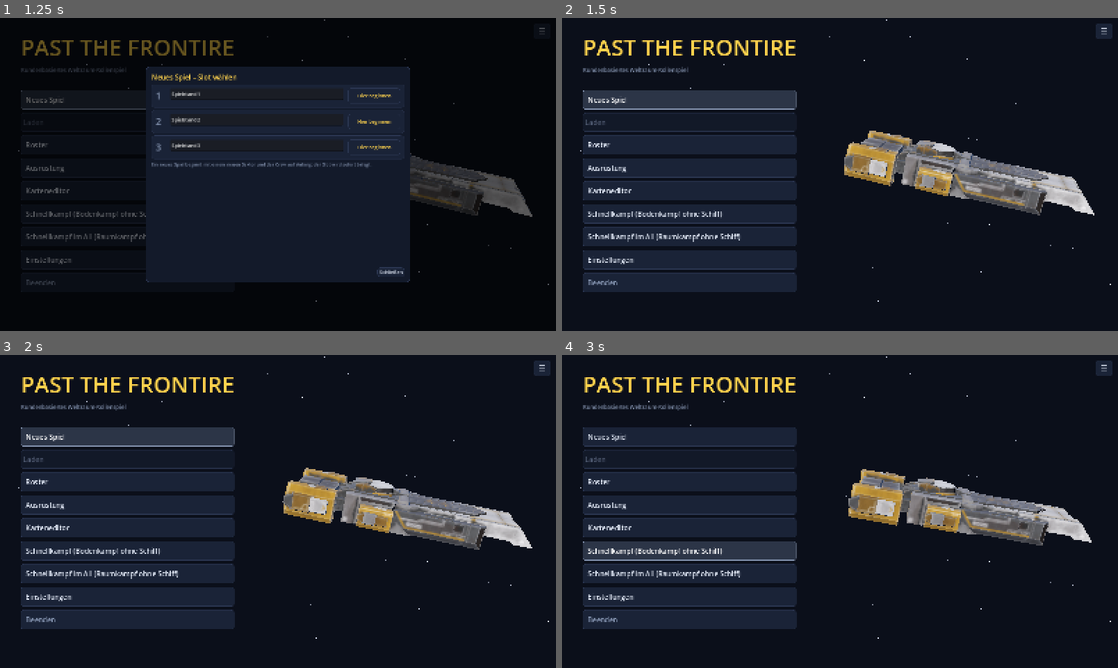
Above: before the commit, frames 1-4 (two rows, left to right).
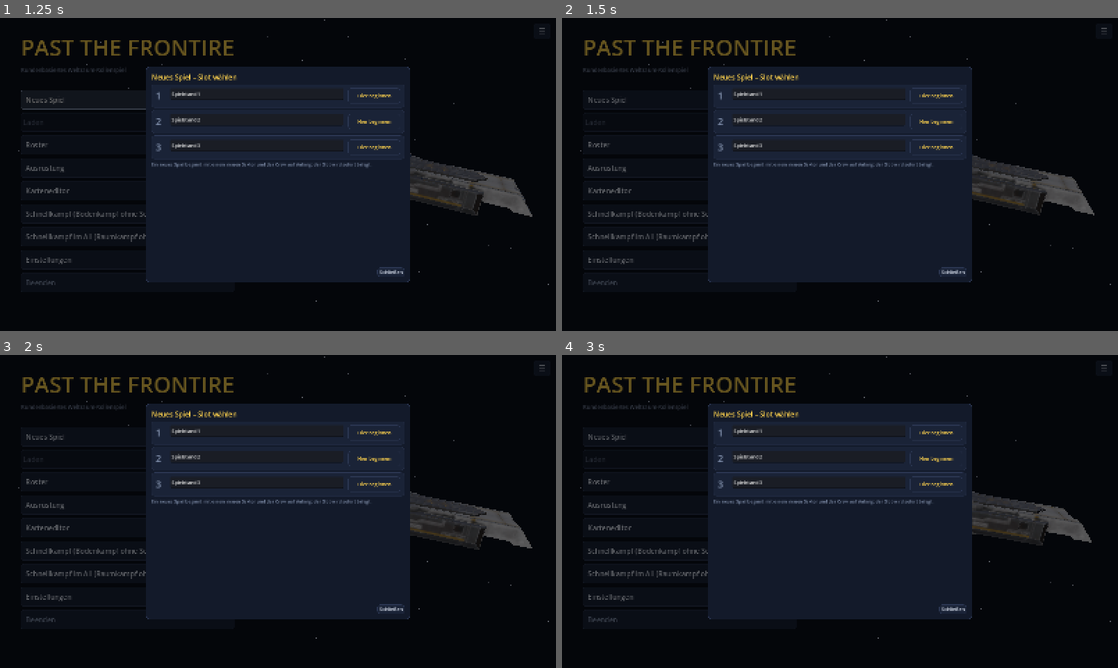
Above: after the commit, the same moments.

Repository: guenterpayer-sketch/past_the_Frontire
Game: Godot game, scene res://start.tscn
Two runs of this game, one before a commit and one after it. Both use one fixed random seed, a clock stepped at 60 frames per second and the inputs below.
Inputs (mouse positions are in pixels of both pictures, inside the frame that each line leads up to):
- Up to frame 1 (1.25 s): click "Neues Spiel" at 0.5 s
- Up to frame 2 (1.5 s): click "Neues Spiel" at 1.25 s
- Up to frame 3 (2 s): no input
- Up to frame 4 (3 s): tap Enter at 2 s; move the mouse to (962, 495) at 2.02 s; hold Right 2.03-2.75 s; tap E at 2.1 s; click (962, 495) at 2.17 s; tap Space at 2.27 s; drag from (728, 527) to (812, 574) at 2.77 s

Frame 1 is identical in both runs. In frame 2, 25% of the frame differs, in the area x 3-99%, y 0-91%; in frame 3, 25%; in frame 4, 25%.

Commit message:
Touch-Grundlagen (Export Auftrag 1): Wischen in Listen, Zurück-Taste, größere Flächen
- Autoload TouchInput: Ziehen auf Listen (auch auf Knöpfen) scrollt, Tippen bleibt Klick;
  Android-Zurück wirkt wie Esc (quit_on_go_back=false)
- Modal: Klick neben ein Fenster bewirkt nichts (Entscheidung Nutzer)
- UiTheme.is_touch(): auf Mobilgeräten Knöpfe/Eingabefelder mind. 44 px, breitere Scrollbalken
- Test tests/test_touch.gd; Import-Dateien der App-Icons

Co-Authored-By: Claude Opus 5.5 <noreply@anthropic.com>
Claude-Session: https://claude.ai/code/session_01HsBiEujuBEhwg8VxjRtmmV

Diff:
--- a/godot/project.godot
+++ b/godot/project.godot
@@ -14,11 +14,13 @@
 config/description="Party-RPG im Weltraum: rundenbasierter Bodenkampf im RMSS-Stil"
 run/main_scene="res://start.tscn"
 config/features=PackedStringArray("4.7", "GL Compatibility")
+config/quit_on_go_back=false
 
 [autoload]
 
 Sfx="*res://audio/sfx.gd"
 Music="*res://audio/music.gd"
+TouchInput="*res://ui/touch_input.gd"
 
 [display]
 
--- /dev/null
+++ b/godot/tests/test_touch.gd
@@ -0,0 +1,111 @@
+extends SceneTree
+## Tests der Touch-Grundlagen (TouchInput, Modal): Wischen in Listen, Tippen bleibt Klick, Klick neben ein Fenster.
+## godot --headless --path godot --script res://tests/test_touch.gd
+
+var fails := 0
+var clicks := 0
+var vp: SubViewport  ## eigene Fläche 800×600 (das Hauptfenster ist ohne Grafik nur 64×64)
+
+
+func check(cond: bool, what: String) -> void:
+	if not cond:
+		fails += 1
+		printerr("FEHLER: ", what)
+
+
+func _init() -> void:
+	_run.call_deferred()
+
+
+func _run() -> void:
+	vp = SubViewport.new()
+	vp.size = Vector2i(800, 600)
+	root.add_child(vp)
+	if not root.has_node("TouchInput"):
+		var ti: Node = load("res://ui/touch_input.gd").new()
+		ti.name = "TouchInput"
+		root.add_child(ti)
+	await process_frame
+	await _test_swipe()
+	await _test_modal_outside()
+	print("OK" if fails == 0 else "FEHLER: %d" % fails)
+	quit(1 if fails else 0)
+
+
+func _mouse_button(pos: Vector2, pressed: bool) -> void:
+	var e := InputEventMouseButton.new()
+	e.button_index = MOUSE_BUTTON_LEFT
+	e.pressed = pressed
+	e.button_mask = MOUSE_BUTTON_MASK_LEFT if pressed else 0
+	e.position = pos
+	e.global_position = pos
+	vp.push_input(e)
+
+
+func _mouse_move(pos: Vector2, rel: Vector2) -> void:
+	var e := InputEventMouseMotion.new()
+	e.button_mask = MOUSE_BUTTON_MASK_LEFT
+	e.position = pos
+	e.global_position = pos
+	e.relative = rel
+	vp.push_input(e)
+
+
+func _test_swipe() -> void:
+	var sc := ScrollContainer.new()
+	sc.position = Vector2(50, 50)
+	sc.size = Vector2(300, 200)
+	vp.add_child(sc)
+	var v := VBoxContainer.new()
+	v.size_flags_horizontal = Control.SIZE_EXPAND_FILL
+	sc.add_child(v)
+	var first: Button
+	for i in 20:
+		var b := Button.new()
+		b.text = "Zeile %d" % i
+		b.custom_minimum_size = Vector2(0, 40)
+		b.pressed.connect(func() -> void: clicks += 1)
+		v.add_child(b)
+		if i == 0:
+			first = b
+	await process_frame
+	await process_frame
+	var p := first.get_global_rect().get_center()
+	# Tippen: Klick, kein Scrollen
+	_mouse_button(p, true)
+	_mouse_button(p, false)
+	await process_frame
+	check(clicks == 1, "Tippen auf einen Listenknopf löst ihn aus (Klicks %d)" % clicks)
+	check(sc.scroll_vertical == 0, "Tippen scrollt nicht")
+	# Wischen nach oben: scrollt, Knopf löst nicht aus
+	_mouse_button(p, true)
+	var q := p
+	for i in 10:
+		q += Vector2(0, -12)
+		_mouse_move(q, Vector2(0, -12))
+	_mouse_button(q, false)
+	await process_frame
+	check(sc.scroll_vertical >= 100, "Wischen scrollt die Liste (%d)" % sc.scroll_vertical)
+	check(clicks == 1, "Wischen löst den Knopf nicht aus (Klicks %d)" % clicks)
+	# danach geht Tippen wieder
+	var b2: Button = v.get_child(5)
+	var p2 := b2.get_global_rect().get_center()
+	_mouse_button(p2, true)
+	_mouse_button(p2, false)
+	await process_frame
+	check(clicks == 2, "nach dem Wischen klickt Tippen wieder (Klicks %d)" % clicks)
+	sc.queue_free()
+	await process_frame
+
+
+func _test_modal_outside() -> void:
+	var m := Modal.new()
+	vp.add_child(m)
+	m.max_size = Vector2(300, 200)
+	m.open("Test")
+	await process_frame
+	_mouse_button(Vector2(5, 5), true)
+	_mouse_button(Vector2(5, 5), false)
+	await process_frame
+	check(m.visible, "Klick neben ein Fenster schließt es nicht")
+	m.queue_free()
--- a/godot/ui/modal.gd
+++ b/godot/ui/modal.gd
@@ -6,7 +6,7 @@
 
 ## größte Fenstergröße (kleinere Dialoge setzen sie herab)
 var max_size := Vector2(1180, 860)
-## false = bleibt offen (Klick daneben und Esc schließen nicht), z. B. als ganzer Bildschirm
+## false = bleibt offen (Esc schließt nicht), z. B. als ganzer Bildschirm
 var closable := true
 var content: VBoxContainer
 ## Titelzeile: Titel links, Platz für Knöpfe rechts (z. B. Burgermenü)
@@ -22,10 +22,7 @@
 	var dim := ColorRect.new()
 	dim.color = Color(0, 0, 0, 0.6)
 	dim.set_anchors_and_offsets_preset(Control.PRESET_FULL_RECT)
-	dim.gui_input.connect(func(e: InputEvent) -> void:
-		if e is InputEventMouseButton and e.pressed:
-			close())
-	add_child(dim)
+	add_child(dim)  # Klick daneben bewirkt nichts (Nutzer 19.10.2026: am Tablet zu leicht ausgelöst)
 	_panel = PanelContainer.new()
 	_panel.set_anchors_and_offsets_preset(Control.PRESET_FULL_RECT)
 	_panel.add_theme_stylebox_override("panel", UiTheme.box(UiTheme.PANEL, UiTheme.LINE, 10, 16))
--- /dev/null
+++ b/godot/ui/touch_input.gd
@@ -0,0 +1,99 @@
+extends Node
+## Autoload "TouchInput": Bedienung auf Touch-Geräten, zentral für alle Szenen (Auftrag Export 1, 19.10.2026).
+## - Wischen in Listen: Ziehen auf einem Element in einem ScrollContainer (Knopf, Text, Karte) scrollt die Liste;
+##   ein kurzer Tipp bleibt ein Klick. Wirkt auch am PC mit gedrückter linker Maustaste.
+## - Android-Zurück-Taste wirkt wie Esc (dafür application/config/quit_on_go_back=false).
+
+## ab dieser Strecke (Pixel) wird aus dem Tippen ein Wischen
+const DRAG_START := 10.0
+
+var _scroll: ScrollContainer  ## Liste, in der gerade gedrückt wird
+var _from := Vector2.ZERO  ## Scrollstand beim Drücken
+var _accum := Vector2.ZERO
+var _dragging := false
+
+
+func _ready() -> void:
+	get_tree().node_added.connect(_on_node_added)
+
+
+func _notification(what: int) -> void:
+	if what == NOTIFICATION_WM_GO_BACK_REQUEST:
+		for pressed in [true, false]:
+			var k := InputEventKey.new()
+			k.keycode = KEY_ESCAPE
+			k.physical_keycode = KEY_ESCAPE
+			k.pressed = pressed
+			Input.parse_input_event(k)
+
+
+## Jedes Control in einer Liste bekommt den Wisch-Handler (auch später erzeugte)
+func _on_node_added(n: Node) -> void:
+	if not n is Control or n is ScrollBar:
+		return
+	var sc := _scroll_parent(n)
+	if sc and not n.gui_input.is_connected(_on_gui_input):
+		n.gui_input.connect(_on_gui_input.bind(n, sc))
+
+
+## nächster ScrollContainer über n (n selbst zählt mit)
+func _scroll_parent(n: Node) -> ScrollContainer:
+	var p := n
+	while p:
+		if p is ScrollContainer:
+			return p
+		p = p.get_parent()
+	return null
+
+
+## Elemente, die Ziehen selbst brauchen
+func _keeps_drag(c: Control) -> bool:
+	return c is LineEdit or c is TextEdit or c is Slider or c is ScrollBar \
+		or (c is RichTextLabel and (c as RichTextLabel).scroll_active)
+
+
+## Nur das Element werten, bei dem das Ereignis endet (STOP); der ScrollContainer selbst nur ohne Touchscreen,
+## mit Touchscreen zieht er auf freien Flächen schon von selbst.
+func _handles(c: Control, sc: ScrollContainer) -> bool:
+	if c == sc:
+		return not DisplayServer.is_touchscreen_available()
+	return c.mouse_filter == Control.MOUSE_FILTER_STOP and not _keeps_drag(c)
+
+
+func _on_gui_input(e: InputEvent, c: Control, sc: ScrollContainer) -> void:
+	if e is InputEventMouseButton and e.button_index == MOUSE_BUTTON_LEFT:
+		if e.pressed:
+			if _handles(c, sc) and _can_scroll(sc):
+				_scroll = sc
+				_from = Vector2(sc.scroll_horizontal, sc.scroll_vertical)
+				_accum = Vector2.ZERO
+				_dragging = false
+			return
+		if _scroll == sc and _handles(c, sc):
+			if _dragging:
+				e.position = Vector2(-100000, -100000)  # Loslassen „außerhalb“: der Knopf löst nicht aus
+			_scroll = null
+			_dragging = false
+	elif e is InputEventMouseMotion and _scroll == sc and (e.button_mask & MOUSE_BUTTON_MASK_LEFT):
+		if not _handles(c, sc):
+			return
+		_accum += e.relative
+		if not _dragging:
+			if _accum.length() < DRAG_START:
+				return
+			_dragging = true
+			# Knopf gilt nicht mehr als gedrückt: diese Bewegung „außerhalb“ an ihn weitergeben
+			e.position = Vector2(-100000, -100000)
+		else:
+			c.accept_event()
+		if sc.vertical_scroll_mode != ScrollContainer.SCROLL_MODE_DISABLED:
+			sc.scroll_vertical = int(_from.y - _accum.y)
+		if sc.horizontal_scroll_mode != ScrollContainer.SCROLL_MODE_DISABLED:
+			sc.scroll_horizontal = int(_from.x - _accum.x)
+
+
+## hat die Liste überhaupt etwas zu scrollen?
+func _can_scroll(sc: ScrollContainer) -> bool:
+	var v := sc.get_v_scroll_bar()
+	var h := sc.get_h_scroll_bar()
+	return (v and v.max_value > v.page) or (h and h.max_value > h.page)
--- a/godot/ui/ui_theme.gd
+++ b/godot/ui/ui_theme.gd
@@ -59,11 +59,36 @@
 	t.set_stylebox("background", "ProgressBar", box(Color(BG, 0.8), LINE, 4, 0))
 	t.set_stylebox("fill", "ProgressBar", box(GOOD, GOOD, 4, 0, 0))
 	t.set_color("font_color", "ProgressBar", Color.WHITE)
+	if is_touch():
+		_touch_sizes(t)
 	t.set_constant("separation", "VBoxContainer", 6)
 	t.set_constant("separation", "HBoxContainer", 6)
 	t.set_constant("h_separation", "GridContainer", 4)
 	t.set_constant("v_separation", "GridContainer", 4)
 	return t
+
+
+## Touch-Gerät (Tablet, Handy): größere Flächen. Am PC zum Ansehen mit Umgebungsvariable PTF_TOUCH=1.
+static func is_touch() -> bool:
+	return OS.has_feature("mobile") or OS.get_environment("PTF_TOUCH") == "1"
+
+
+## Mindesthöhe 44 für Knöpfe und Eingabefelder (über die Innenabstände), breitere Scrollbalken
+static func _touch_sizes(t: Theme) -> void:
+	for cls in ["Button", "OptionButton"]:
+		for st in ["normal", "hover", "pressed", "hover_pressed", "disabled"]:
+			var sb: StyleBoxFlat = t.get_stylebox(st, cls)
+			sb.content_margin_top = 12
+			sb.content_margin_bottom = 12
+	var edit := box(BG, LINE, 6, 8)
+	edit.content_margin_top = 12
+	edit.content_margin_bottom = 12
+	t.set_stylebox("normal", "LineEdit", edit)
+	for cls in ["VScrollBar", "HScrollBar"]:
+		t.set_stylebox("scroll", cls, box(Color(BG, 0.6), Color(BG, 0.6), 6, 9))
+		t.set_stylebox("grabber", cls, box(LINE, LINE, 6, 9))
+		t.set_stylebox("grabber_highlight", cls, box(MUTED, MUTED, 6, 9))
+		t.set_stylebox("grabber_pressed", cls, box(ACCENT, ACCENT, 6, 9))
 
 
 static func label(text: String, size := 14, color := TEXT) -> Label:
Not shown, added: godot/assets/icon/icon.svg.import
Not shown, added: godot/assets/icon/icon_192.png.import
Not shown, added: godot/assets/icon/icon_background.svg.import
Not shown, added: godot/assets/icon/icon_background_432.png.import
Not shown, added: godot/assets/icon/icon_foreground.svg.import
Not shown, added: godot/assets/icon/icon_foreground_432.png.import
Not shown, added: godot/assets/icon/icon_monochrome.svg.import
Not shown, added: godot/assets/icon/icon_monochrome_432.png.import
Not shown, added: godot/ui/touch_input.gd.uid
Not shown, changed: docs/module/export.md
Not shown, changed: godot/README.md
